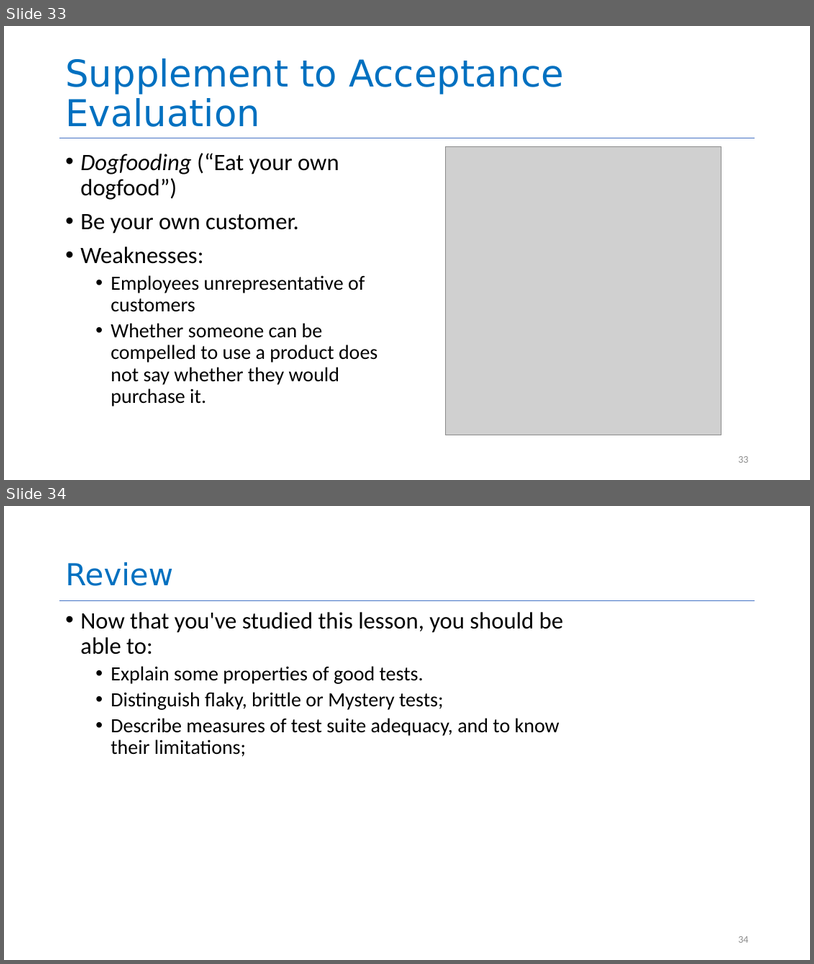
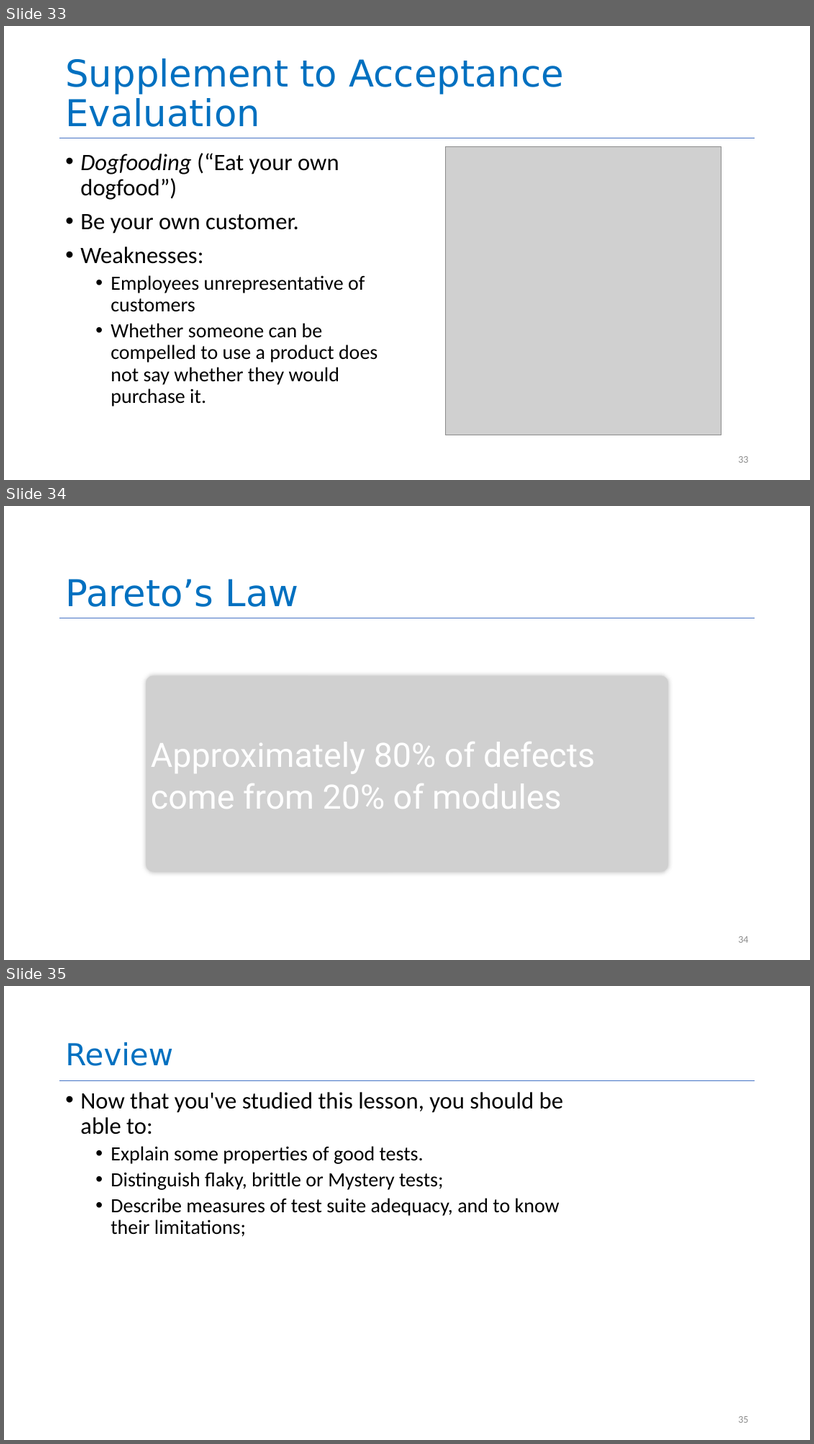
Before and after one commit to neu-se/CS4530-Spring-2022, a slide deck: Slides/Lesson 5.2 Evaluating Tests.pptx. Shown one above the other, each under a label of ours: slides 33 and 34 before the commit, slides 33, 34 and 35 after it. The pictures are 814x964 and 814x1444 pixels, drawn with LibreOffice and Linux fonts; fonts in the diff are those of the drawing; grey boxes stand for pictures. Boxes give left, top, right and bottom in pixels: in the first picture for what was removed or moved away, otherwise in the second. Text is boxed around its words. In the diff, an @@ line names an element or a change of style, - is before the commit and + after.

```diff
--- a/Slides/Lesson 5.2 Evaluating Tests.pptx
+++ b/Slides/Lesson 5.2 Evaluating Tests.pptx
@@ slide 34 added at <box>4,506,810,960</box>, background #FFFFFF; not listed: 1 template element that a slide beside it also shows @@
@@ title added at <box>65,579,299,607</box>, 44 pt, text #0070C0 @@
+Pareto’s Law
@@ picture added at <box>146,676,669,871</box> @@
@@ text added at <box>151,741,595,808</box>, 40 pt, text #FFFFFF @@
+Approximately 80% of defects
+come from 20% of modules
@@ page number added at <box>738,936,748,942</box>, 12 pt, text #8C8C8C @@
+34
@@ what was slide 34 is now slide 35 @@
@@ page number at <box>738,1416,748,1422</box>: text changed @@
-34
+35
```
Also in this commit, not shown: 5 other files.
